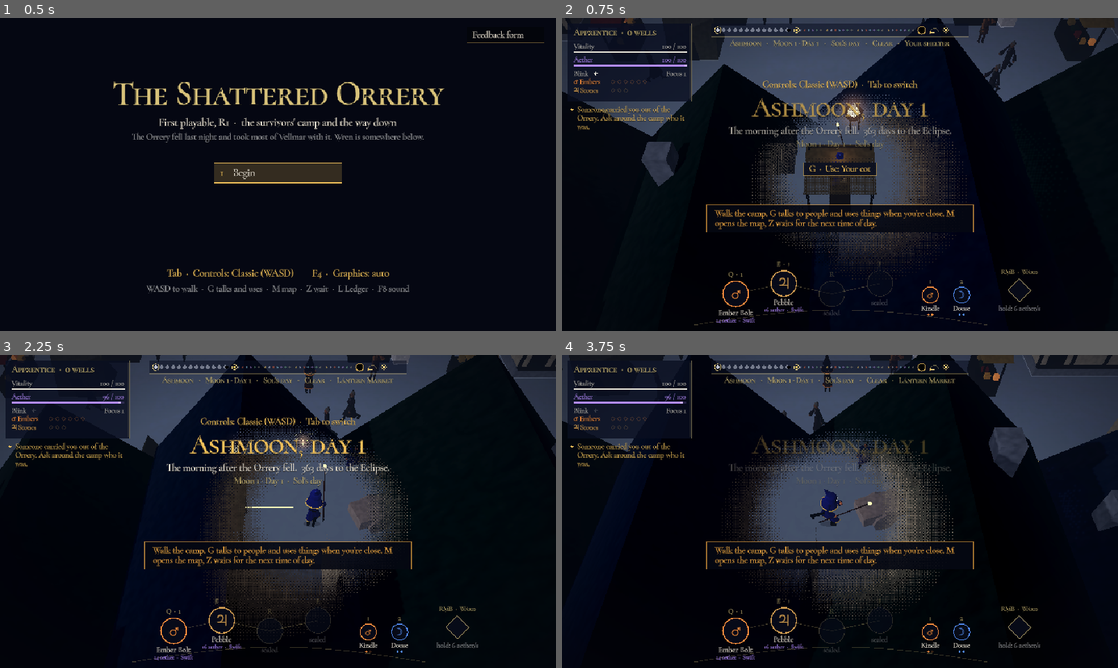
Above: before the commit, frames 1-4 (two rows, left to right).
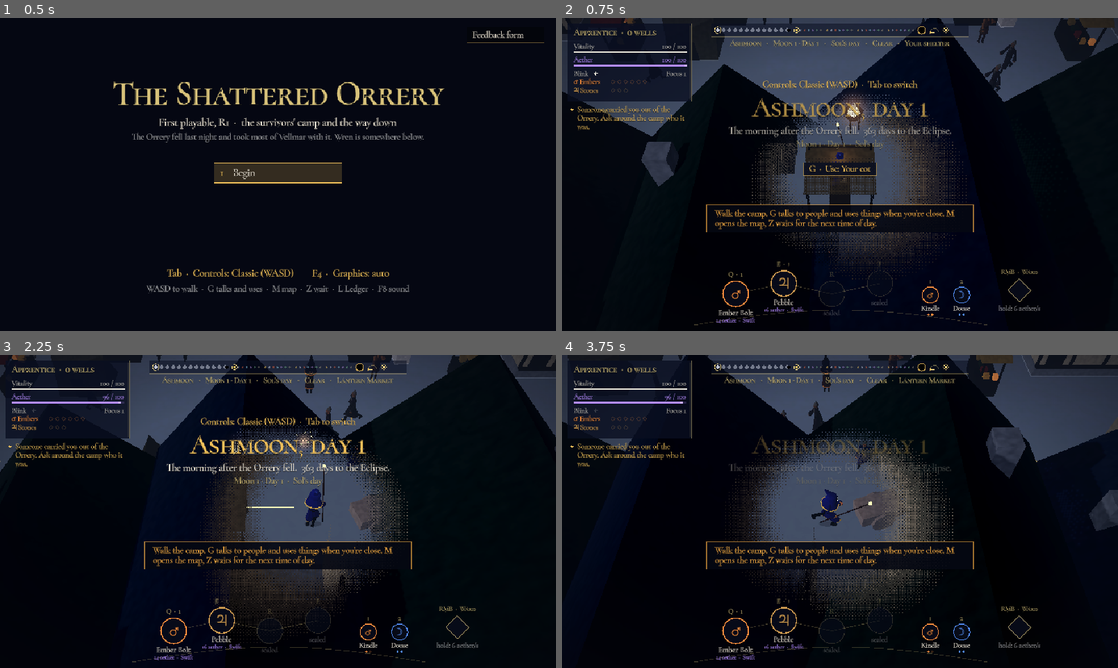
Above: after the commit, the same moments.

Repository: yhyuen/wizard
Game: Godot game, scene res://scenes/main.tscn
Same seed, same stepped clock (60 frames per second), same inputs: the game is played once before the commit and once after it.
Inputs (mouse positions are in pixels of both pictures, inside the frame that each line leads up to):
- Up to frame 1 (0.5 s): no input
- Up to frame 2 (0.75 s): tap Enter (confirm) at 0.5 s; drag from (840, 174) to (895, 105) at 0.52 s
- Up to frame 3 (2.25 s): drag from (278, 511) to (250, 574) at 1.27 s; move the mouse to (333, 442) at 2.02 s; hold Right from 2.03 s (still down); hold Space (blink) from 2.03 s (still down); tap 1 (cant1) at 2.1 s
- Up to frame 4 (3.75 s): release Right at 2.75 s; release Space (blink) at 2.75 s; drag from (812, 574) to (673, 464) at 2.77 s; move the mouse to (1006, 558) at 3.52 s; hold Left from 3.53 s (still down); hold Space (blink) from 3.53 s (still down); tap Enter (confirm) at 3.6 s

Frame 1 is identical in both runs. In frame 2, less than 0.1% of the frame differs, in the area x 75-82%, y 7-24%; in frame 3, 1.3%; in frame 4, 1.4%, in the area x 0-100%, y 0-85%.

Commit message:
Browser lag: batch ground fires and blots, cache wrapped text, smooth motion (V-2) (#52)
- Burning ground cells were each a 3-mesh flame plus a halo: about 4 draw calls a cell, 444 in a
  grass fire. They are now one MultiMesh of flames and one of halos (the 40 nearest glow, the 2
  nearest ask for a light): 66 draw calls in the same scene.
- The ground decal drew every ash, rubble, fire and wet cell as its own antialiased circle each
  frame; now one triangle batch, ash and rubble cached until they change.
- wrap_text caches its lines (barks, hints, toasts, the main-line step were re-measured word by
  word every frame).
- Units and people keep prev_pos; the view draws them (and the camera follows) between the last
  two physics steps, so movement no longer judders on 120/144 Hz screens or late frames.


Claude-Session: https://claude.ai/code/session_01SpoevZDXtfD3uKH5MiTGfH

Co-authored-by: Claude <noreply@anthropic.com>

Diff:
--- a/scripts/arena.gd
+++ b/scripts/arena.gd
@@ -559,6 +559,11 @@
 # --- the main loop ----------------------------------------------------------
 
 func _physics_process(dt: float) -> void:
+	for u in units:
+		u.prev_pos = u.pos
+	if town != null:
+		for p in town.people.list:
+			p.prev_pos = p.pos
 	if paused:
 		return
 	_update_fx(dt)
--- a/scripts/ui/atlas.gd
+++ b/scripts/ui/atlas.gd
@@ -79,7 +79,23 @@
 	return y
 
 
+## Wrapped lines are kept (measuring every word is slow in the browser, and the same lines are
+## drawn every frame).
+var _wraps := {}
+
+
 func wrap_text(s: String, width: float, sz: int) -> Array:
+	var key := "%s|%d|%d" % [s, width, sz]
+	if _wraps.has(key):
+		return _wraps[key]
+	if _wraps.size() > 256:
+		_wraps.clear()
+	var out := _wrap(s, width, sz)
+	_wraps[key] = out
+	return out
+
+
+func _wrap(s: String, width: float, sz: int) -> Array:
 	var out: Array = []
 	var cur := ""
 	for word in s.split(" ", false):
--- a/scripts/unit.gd
+++ b/scripts/unit.gd
@@ -6,6 +6,7 @@
 var kind := ""
 var team := 1  # 0 = the player, 1 = enemies
 var pos := Vector2.ZERO
+var prev_pos := Vector2.ZERO  # pos at the start of this physics step, for drawing between steps
 var vel := Vector2.ZERO  # knockback, decays
 var radius := 5.0
 var hp := 1.0
@@ -39,6 +40,19 @@
 var flags := {}
 
 
+## Where to draw this unit this frame: between the last two physics steps, so movement stays
+## smooth when the screen refreshes faster than 60 Hz or a frame runs late. A jump (a blink, a
+## new map) is drawn where it lands.
+func shown_pos() -> Vector2:
+	return smooth(prev_pos, pos)
+
+
+static func smooth(a: Vector2, b: Vector2) -> Vector2:
+	if a.distance_squared_to(b) > 400.0:
+		return b
+	return a.lerp(b, Engine.get_physics_interpolation_fraction())
+
+
 func alive() -> bool:
 	return not dead
 
--- a/scripts/view/spells3d.gd
+++ b/scripts/view/spells3d.gd
@@ -12,6 +12,13 @@
 var arena
 var _pools := {}  # kind -> Array of nodes
 var _used := {}
+## The ground's fires (one per burning cell, often dozens) as two batches, flames and their
+## glow, so a grass fire costs two draw calls instead of four per cell.
+var _cell_fires: Array = []  # this frame's burning-cell zones
+var _fire_mm: MultiMeshInstance3D
+var _fire_halo_mm: MultiMeshInstance3D
+const CELL_HALOS := 40  # the nearest this many cell fires glow; the rest are flames only
+const CELL_LIGHTS := 2  # and the nearest this many ask for a light
 
 
 func _init(the_view) -> void:
@@ -114,6 +121,8 @@
 	for i in KINDS.size():
 		var a := i * TAU / KINDS.size()
 		take(KINDS[i]).position = at + Vector3(cos(a), 0.2 * (i % 3), sin(a)) * 1.5
+	_cell_fires = [{"t": 0.0, "pos": arena.player.pos + Vector2(0, 30)}]  # and the ground's fires
+	_ground_fires()
 
 
 func _make(kind: String, i: int) -> Node3D:
@@ -288,7 +297,9 @@
 	var glow_k: float = view.spell_k()
 	_stones()
 	_projs(glow_k)
+	_cell_fires.clear()
 	_zones(glow_k)
+	_ground_fires()
 	_fx(glow_k)
 	for kind in _pools:
 		var pool: Array = _pools[kind]
@@ -415,6 +426,9 @@
 		var t: float = z["t"]
 		match z["kind"]:
 			"ember", "blaze":
+				if z.has("cell"):
+					_cell_fires.append(z)
+					continue
 				var f := take("flame")
 				f.position = _w(z["pos"])
 				var fade := clampf((z["life"] - t) / 1.0, 0.3, 1.0)
@@ -520,6 +534,80 @@
 				view.want_light(_w(z["pos"], 1.0), PixelArt.STORM, 0.6 * k, float(z["r"]) * view.S * 2.0)
 
 
+## The burning cells: every flame in one batch, and a glow and a light for the nearest few.
+func _ground_fires() -> void:
+	var n := _cell_fires.size()
+	if _fire_mm == null:
+		if n == 0:
+			return
+		_fire_mm = _batch(flame_mesh(), Figure.fade_mat(Color.WHITE, 1.6))
+		_fire_mm.material_override.set_shader_parameter("vcol_albedo", true)
+		var hm := ShaderMaterial.new()
+		hm.shader = HALO_SHADER
+		hm.set_shader_parameter("color", PixelArt.FIRE)
+		_fire_halo_mm = _batch(QuadMesh.new(), hm)
+	_fire_mm.visible = n > 0
+	_fire_halo_mm.visible = n > 0
+	if n == 0:
+		return
+	var at: Vector2 = arena.player.pos
+	_cell_fires.sort_custom(func(a, b): return a["pos"].distance_squared_to(at) < b["pos"].distance_squared_to(at))
+	var mm := _fire_mm.multimesh
+	if mm.instance_count < n:
+		mm.instance_count = n + 32
+	mm.visible_instance_count = n
+	var halos := mini(n, CELL_HALOS)
+	var hmm := _fire_halo_mm.multimesh
+	if hmm.instance_count < halos:
+		hmm.instance_count = CELL_HALOS
+	hmm.visible_instance_count = halos
+	_fire_halo_mm.material_override.set_shader_parameter("strength", 0.9 * lerpf(0.55, 1.0, view.spell_k()))
+	for i in n:
+		var z: Dictionary = _cell_fires[i]
+		var t: float = z["t"]
+		var x: float = z["pos"].x
+		var b := Basis(Vector3.UP, t * 0.7 + x).scaled(Vector3(1.0, 0.8 + 0.25 * sin(t * 13.0 + x), 1.0))
+		mm.set_instance_transform(i, Transform3D(b, _w(z["pos"])))
+		if i < halos:
+			hmm.set_instance_transform(i, Transform3D(Basis.from_scale(Vector3.ONE * 1.6), _w(z["pos"], 0.45)))
+		if i < CELL_LIGHTS:
+			view.want_light(_w(z["pos"], 0.5), PixelArt.FIRE, 1.4, 3.0)
+
+
+func _batch(mesh: Mesh, m: Material) -> MultiMeshInstance3D:
+	var mm := MultiMesh.new()
+	mm.transform_format = MultiMesh.TRANSFORM_3D
+	mm.mesh = mesh
+	var mi := MultiMeshInstance3D.new()
+	mi.multimesh = mm
+	mi.material_override = m
+	mi.cast_shadow = GeometryInstance3D.SHADOW_CASTING_SETTING_OFF
+	view.add_child(mi)
+	return mi
+
+
+## The "flame" shape's three cones as one mesh, coloured by vertex (for the ground's fires).
+static func flame_mesh() -> ArrayMesh:
+	var st := SurfaceTool.new()
+	st.begin(Mesh.PRIMITIVE_TRIANGLES)
+	for k in 3:
+		var cm := CylinderMesh.new()
+		cm.top_radius = 0.0
+		cm.bottom_radius = 0.13 - 0.03 * k
+		cm.height = 0.5 - 0.12 * k
+		cm.radial_segments = 4
+		cm.rings = 1
+		var arr := cm.get_mesh_arrays()
+		var verts: PackedVector3Array = arr[Mesh.ARRAY_VERTEX]
+		var norms: PackedVector3Array = arr[Mesh.ARRAY_NORMAL]
+		var off := Vector3((k - 1) * 0.08, cm.height * 0.5, (k % 2) * 0.05)
+		st.set_color((PixelArt.FIRE if k < 2 else PixelArt.FIRE_HOT).srgb_to_linear())
+		for j in arr[Mesh.ARRAY_INDEX]:
+			st.set_normal(norms[j])
+			st.add_vertex(verts[j] + off)
+	return st.commit()
+
+
 ## A stick from `a` to `b`, `w` thick.
 func _stick(a: Vector3, b: Vector3, w: float, col: Color, glow: float) -> void:
 	var n := take("stick")
--- a/scripts/view/view3d.gd
+++ b/scripts/view/view3d.gd
@@ -478,7 +478,7 @@
 		var rec := _fig_for(u)
 		rec["seen"] = true
 		var f = rec["node"]
-		f.position = to_world(u.pos, u.lift() * S)
+		f.position = to_world(u.shown_pos(), u.lift() * S)
 		# Facing: the wizard faces the aim; enemies face the wizard, or where they walk.
 		var d: Vector2 = (arena.mouse - u.pos) if u == P else (P.pos - u.pos)
 		if u.flags.has("face"):
--- a/scripts/world/people.gd
+++ b/scripts/world/people.gd
@@ -15,6 +15,7 @@
 	var figure := ""
 	var name := ""
 	var pos := Vector2.ZERO
+	var prev_pos := Vector2.ZERO  # as Unit.prev_pos
 	var path := PackedVector2Array()
 	var spot := "-"  # the spot being walked to; "" when off the map
 	var on := false  # in town now
@@ -33,6 +34,9 @@
 	var crowd := false
 	var home := Vector2.ZERO  # where a wanderer wanders round
 	var area := Rect2()
+
+	func shown_pos() -> Vector2:
+		return Unit.smooth(prev_pos, pos)
 
 var W  # scripts/world/world.gd
 var d: Dictionary
--- a/scripts/world/world.gd
+++ b/scripts/world/world.gd
@@ -17,6 +17,7 @@
 const People := preload("res://scripts/world/people.gd")
 const Matter := preload("res://scripts/world/matter.gd")
 const Cells := preload("res://scripts/world/cells.gd")
+const Tris := preload("res://scripts/ui/tris.gd")
 const MAPS := "res://data/world/maps.json"
 const CAMP := "camp"
 
@@ -606,19 +607,22 @@
 
 
 ## The ground's marks for the arena's decal layer, near `at`: soft blots of ash, water and fire,
-## and a crackle on charged cells (overlapping blots read as one patch, not a grid).
+## and a crackle on charged cells (overlapping blots read as one patch, not a grid). The blots go
+## out as one batch of triangles (a burnt field is hundreds), the ash and rubble from a cache
+## that is rebuilt only when they change.
+var _ground_g := Tris.new()
+
+
 func draw_ground(g: CanvasItem, at: Vector2, r: float) -> void:
 	if cells == null:
 		return
 	var s: float = cells.size
-	for i in cells.ash:
-		var c: Vector2 = cells.centre(i)
-		if c.distance_to(at) < r:
-			g.draw_circle(c, s * 0.7, Color(0.04, 0.03, 0.03, 0.45), true, -1.0, true)
-	for i in cells.rubble:
-		var c: Vector2 = cells.centre(i)
-		if c.distance_to(at) < r:
-			g.draw_circle(c, s * 0.6, Color(0.42, 0.38, 0.34, 0.55), true, -1.0, true)
+	var ci := g.get_canvas_item()
+	_ground_g.cached(ci, "ash", [cells.get_instance_id(), cells.ash.size(), cells.rubble.size()], func():
+		for i in cells.ash:
+			_ground_g.circle(cells.centre(i), s * 0.7, Color(0.04, 0.03, 0.03, 0.45), 16)
+		for i in cells.rubble:
+			_ground_g.circle(cells.centre(i), s * 0.6, Color(0.42, 0.38, 0.34, 0.55), 16))
 	for st in structures:
 		var rc: Rect2 = st["rect"]
 		if st["state"] == "":
@@ -634,14 +638,14 @@
 		if c.distance_to(at) >= r:
 			continue
 		if cells.burn[i] > 0.0:
-			g.draw_circle(c, s * 0.68, Color(PixelArt.FIRE, 0.28), true, -1.0, true)
+			_ground_g.circle(c, s * 0.68, Color(PixelArt.FIRE, 0.28), 16)
 		elif cells.wet[i] > 0.0:
-			g.draw_circle(c, s * 0.68, Color(PixelArt.WATER, 0.22 * clampf(cells.wet[i] / 4.0, 0.3, 1.0)), true, -1.0, true)
+			_ground_g.circle(c, s * 0.68, Color(PixelArt.WATER, 0.22 * clampf(cells.wet[i] / 4.0, 0.3, 1.0)), 16)
 		if cells.charge[i] > 0.0:
 			var k := int(now * 12.0 + i) % 3
 			var a := c + Vector2(-s * 0.35, (k - 1) * s * 0.2)
-			var pts := PackedVector2Array([a, a + Vector2(s * 0.2, -s * 0.15), a + Vector2(s * 0.4, s * 0.12), a + Vector2(s * 0.7, -s * 0.05)])
-			g.draw_polyline(pts, Color(PixelArt.STORM, 0.9), 1.0, true)
+			_ground_g.polyline(PackedVector2Array([a, a + Vector2(s * 0.2, -s * 0.15), a + Vector2(s * 0.4, s * 0.12), a + Vector2(s * 0.7, -s * 0.05)]), Color(PixelArt.STORM, 0.9), 1.0)
+	_ground_g.flush(ci)
 
 
 # --- props ----------------------------------------------------------------------------
--- a/scripts/world/world_view.gd
+++ b/scripts/world/world_view.gd
@@ -526,7 +526,7 @@
 func _follow_close(delta: float) -> void:
 	var c: Dictionary = wc["camera"]
 	var o: Array = c["offset"]
-	var target := to_world(arena.player.pos)
+	var target := to_world(arena.player.shown_pos())
 	target.y = 0.0
 	var off := Vector3(o[0], o[1], o[2])
 	var who = W.people.get_person(talk_to) if talk_to != "" else null
@@ -542,7 +542,7 @@
 	var sh: float = arena.shake
 	camera.position = _cam_at + off + (Vector3(randf_range(-1, 1), randf_range(-1, 1), 0) * sh * 0.03 if sh > 0.3 else Vector3.ZERO)
 	camera.look_at(_cam_at + Vector3(0, float(c["look_up"]), 0))
-	var chest := to_world(arena.player.pos, 1.0)
+	var chest := to_world(arena.player.shown_pos(), 1.0)
 	for m in [town.solid_mat, town.glow_mat]:
 		m.set_shader_parameter("cut", 1.0)
 		m.set_shader_parameter("cut_cam", camera.position)
@@ -591,7 +591,7 @@
 			_people[p.id] = rec
 		var n: Node3D = rec["node"]
 		n.visible = true
-		n.position = to_world(p.pos)
+		n.position = to_world(p.shown_pos())
 		if p.face.length() > 0.1:
 			rec["rot"] = lerp_angle(rec["rot"], face_rot(p.face), clampf(delta * 8.0, 0.0, 1.0))
 		n.rotation.y = rec["rot"]
Not shown, changed: docs/systems/art.md
Not shown, changed: docs/systems/combat.md
Not shown, changed: docs/systems/frame.md
Not shown, changed: docs/systems/world.md
